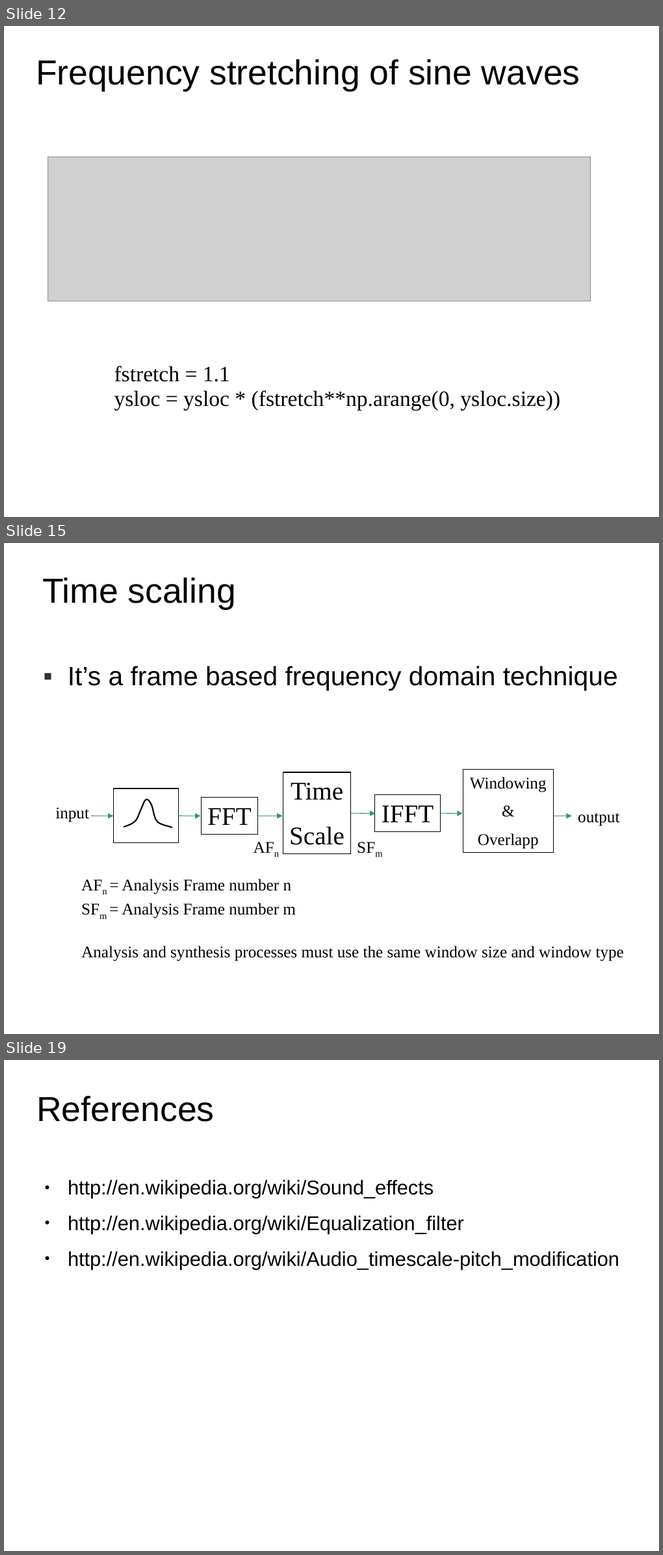
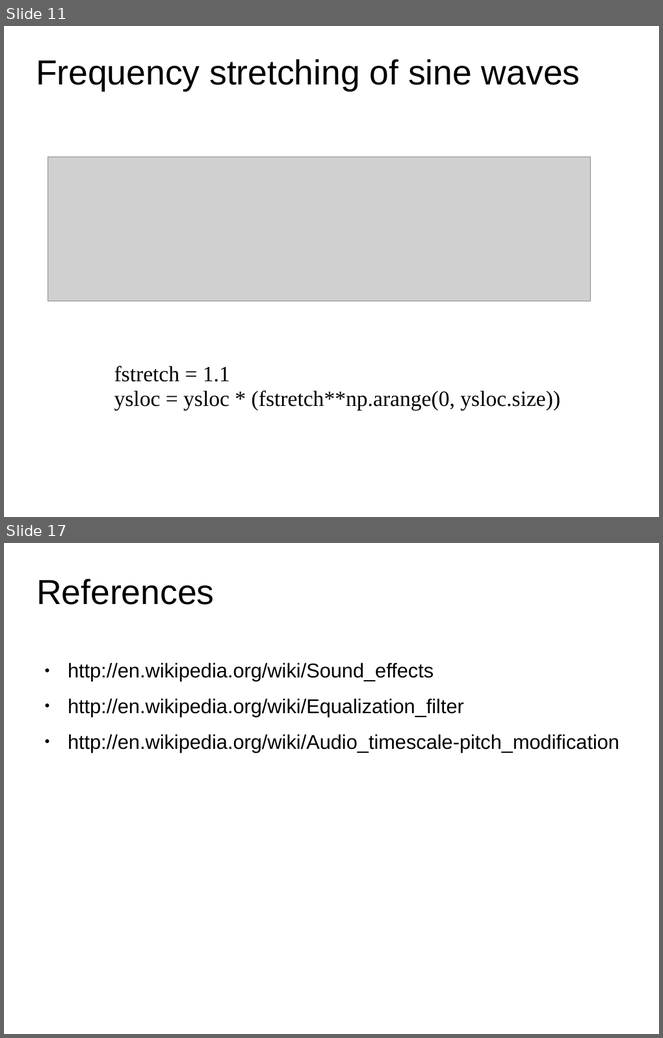
Before and after one commit to MTG/sms-tools, a slide deck: teaching-material/lectures/lect8-Sound-transformations/8-Sound-transformations.odp. Shown one above the other, each under a label of ours: slides 12, 15 and 19 before the commit, slides 11 and 17 after it; the slides between them are not shown. The pictures are 663x1555 and 663x1038 pixels, drawn with LibreOffice and Linux fonts; fonts in the diff are those of the drawing; grey boxes stand for pictures. Boxes give left, top, right and bottom in pixels: in the first picture for what was removed or moved away, otherwise in the second. Text is boxed around its words. In the diff, an @@ line names an element or a change of style, - is before the commit and + after.

```diff
--- a/teaching-material/lectures/lect8-Sound-transformations/8-Sound-transformations.odp
+++ b/teaching-material/lectures/lect8-Sound-transformations/8-Sound-transformations.odp
@@ slide 15 removed at (4, 543, 659, 1034), background #FFFFFF @@
@@ title removed at (42, 577, 236, 609) @@
-Time scaling
@@ text removed at (68, 666, 618, 690) @@
-▪ It’s a frame based frequency domain technique
@@ rectangle removed at (283, 772, 351, 854) @@
-Time
-Scale
@@ rectangle removed at (464, 770, 554, 853) @@
-Windowing
-&
-Overlapp
@@ rectangle removed at (113, 789, 179, 843) @@
@@ rectangle removed at (375, 795, 440, 832) @@
-IFFT
@@ text removed at (55, 808, 89, 823) @@
-input
@@ freeform shape removed at (124, 798, 172, 827) @@
@@ rectangle removed at (201, 797, 258, 834) @@
-FFT
@@ arrow removed from (343, 813) to (376, 813) @@
@@ arrow removed from (430, 813) to (463, 813) @@
@@ text removed at (578, 813, 620, 826) @@
-output
@@ arrow removed from (92, 816) to (113, 816) @@
@@ arrow removed from (179, 816) to (200, 816) @@
@@ text removed at (239, 833, 294, 861) @@
-AFn
@@ arrow removed from (250, 816) to (282, 816) @@
@@ text removed at (343, 833, 397, 861) @@
-SFm
@@ arrow removed from (551, 816) to (572, 816) @@
@@ text removed at (81, 879, 624, 962) @@
-AFn = Analysis Frame number n
-SFm = Analysis Frame number m
-Analysis and synthesis processes must use the same window size and window type
@@ what was slide 12 is now slide 11 @@
@@ what was slide 19 is now slide 17 @@
```
Also in this commit, not shown: 9 slides changed, 1 other slide removed.
